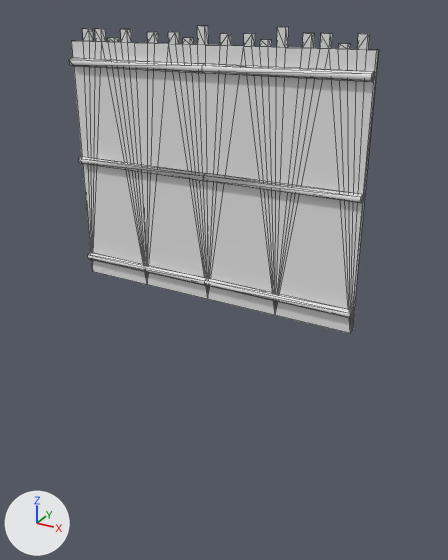
What one commit did to the COLLADA model art/meshes/structural/palisade_bamboo_medium.dae.
Before and after are seen from a 50 mm lens placed at (9.19, -15.83, 8.21), pointed at (0.28, 0.37, 0.11). Lighting does not change. The marker at lower left points along +X, +Y and +Z. Mesh edges are drawn as thin lines. Vertices at the same position are counted once.

Before the edit, the objects in view are built like this:
```python
me_palisade_bamboo_medium = bpy.data.meshes.new('palisade_bamboo_medium')
me_palisade_bamboo_medium.from_pydata(...)  # 246 vertices, 442 faces; spans x -4.86..4.72, y -0.23..0.26, z -0.47..7.75
ob_palisade_bamboo_medium = bpy.data.objects.new('palisade_bamboo_medium', me_palisade_bamboo_medium)
ob_palisade_bamboo_medium.location = (0.0, 0.0, 0.0)
```
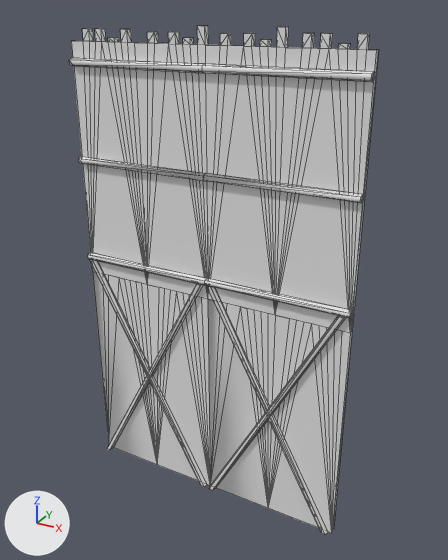
Commit message: Extend palisade below the ground

The change, as a list of edits to the scene's bpy script:
```text
Change me_palisade_bamboo_medium:
    used by ob_palisade_bamboo_medium; location = (0.0, 0.0, 0.0)
    remove me_palisade_bamboo_medium.from_pydata(...)  # 246 vertices, 442 faces; spans x -4.86..4.72, y -0.23..0.26, z -0.47..7.75
    add me_palisade_bamboo_medium.from_pydata(...)  # 414 vertices, 606 faces; spans x -4.86..4.72, y -0.23..0.26, z -8.21..7.75
    me_palisade_bamboo_medium part 1
    54 vertices are added at x -4.8..4.59, y -0.23..0.16, z -8.21..0.05
    6 new vertices lie (0.0, 0.0, -7.74) away from vertices in x -4.85..4.72, y -0.07..0.12, z -0.47
    16 new vertices lie (0.24, 0.0, 0.0) away from vertices in x -4.38..2.8, y -0.07..0.12, z -0.47
    10 new vertices lie (0.24, 0.0, 0.0) away from vertices in x -3.42..3.04, y -0.07..0.12, z -0.47
    8 new vertices lie (0.24, 0.0, 0.0) away from vertices in x -3.18..3.28, y -0.07..0.12, z -0.47
    6 new vertices lie (0.24, 0.0, 0.0) away from vertices in x -2.94..3.52, y -0.07..0.12, z -0.47
    6 new vertices lie (0.24, 0.0, -7.74) away from vertices in x -2.7..2.08, y -0.07..0.12, z -0.47
    6 new vertices lie (0.24, 0.0, 0.0) away from vertices in x -2.7..3.76, y -0.07..0.12, z -0.47
    16 new vertices lie (0.15, 0.0, 0.0) away from vertices in x -4.8..4.4, y -0.23..0.01, z -8.21..0.05
    6 new vertices lie (0.05, 0.14, 0.0) away from vertices in x -4.65..4.55, y -0.23, z -8.21..0.05
    6 new vertices lie (-0.05, 0.14, 0.0) away from vertices in x -4.8..4.4, y -0.23, z -8.21..0.05
    6 new vertices lie (0.05, 0.15, 0.0) away from vertices in x -4.65..4.55, y 0.01, z -8.21..0.05
    8 new vertices lie (-0.12, 0.09, 0.0) away from vertices in x -0.19..0.18, y -0.09..0.16, z -8.21..0.05
    6 new vertices lie (-0.05, 0.15, 0.0) away from vertices in x -4.8..4.4, y 0.01, z -8.21..0.05
    8 new vertices lie (0.12, 0.09, 0.0) away from vertices in x -4.85..4.35, y -0.09..0.16, z -8.21..0.05
    164 new faces join them
```

Boxes (x1, y1, x2, y2) around the edits, measured in the pictures (448 x 560 px):
'palisade_bamboo_medium', reshaped (65% taller): before (70, 26, 379, 333); after (70, 26, 379, 534)
part 1 of me_palisade_bamboo_medium, added: after (90, 259, 352, 534)
